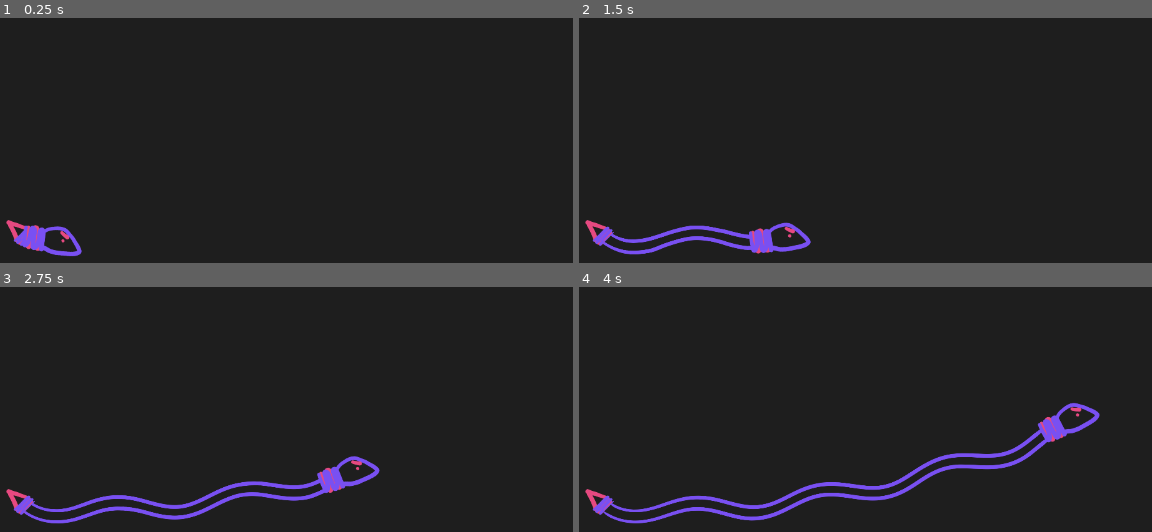
Above: before the commit, frames 1-4 (two rows, left to right).
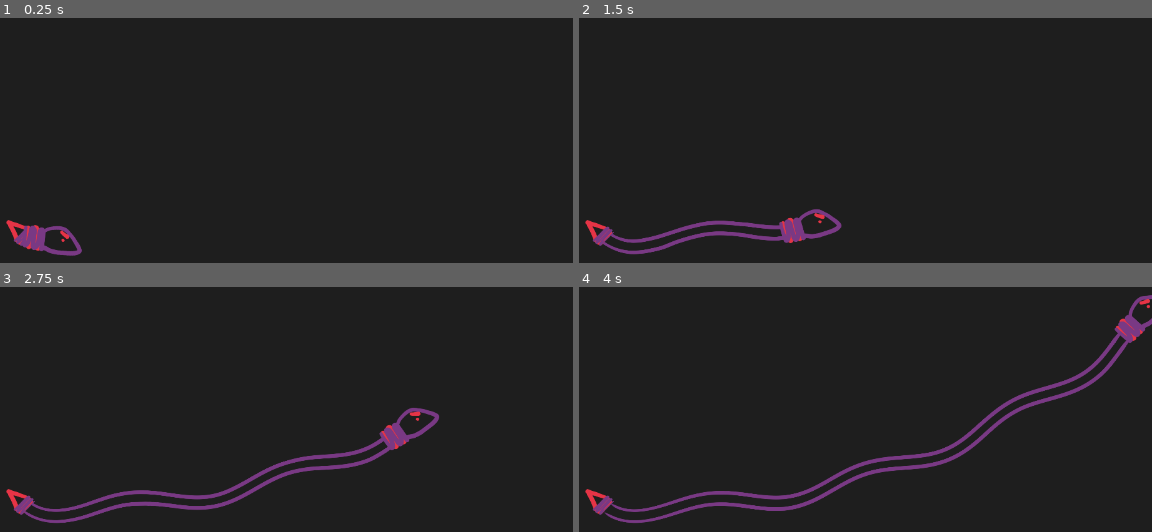
Above: after the commit, the same moments.

Repository: CactiChameleon9/GMTK-2023
Game: Godot game, scene res://Nodes/SnakeTypes/FasterSnake.tscn
Same seed, same stepped clock (60 frames per second), same inputs: the game is played once before the commit and once after it. This scene is started directly instead of the project's main scene.
Inputs:
- Up to frame 1 (0.25 s): no input
- Up to frame 2 (1.5 s): hold Right (ui_right) 0.53-1.28 s; hold Down (ui_down) from 1.28 s (still down)
- Up to frame 3 (2.75 s): release Down (ui_down) at 2.03 s; hold Right (ui_right) from 2.03 s (still down)
- Up to frame 4 (4 s): release Right (ui_right) at 2.78 s; hold Up (ui_up) 2.78-3.53 s; hold Left (ui_left) from 3.53 s (still down)

The runs differ from the first frame. In frame 1, 0.9% of the frame differs, in the area x 1-15%, y 82-98%; in frame 2, 2.8%; in frame 3, 4.8%; in frame 4, 6.8%, in the area x 1-100%, y 3-97%.

Commit message:
Tweak and enable FasterSnakes

Diff:
--- a/Nodes/SnakeTypes/FasterSnake.tscn
+++ b/Nodes/SnakeTypes/FasterSnake.tscn
@@ -3,6 +3,8 @@
 [ext_resource type="PackedScene" uid="uid://c1ekdfvee512s" path="res://Nodes/Snake.tscn" id="1_6v0uw"]
 
 [node name="FasterSnake" instance=ExtResource("1_6v0uw")]
+modulate = Color(1, 0.717647, 0.545098, 1)
 cos_frequency = 6.0
 acceleration = 450.0
-max_speed = 200.0
+max_speed = 250.0
+rotation_max_speed = 0.2
--- a/Scenes/Main.gd
+++ b/Scenes/Main.gd
@@ -3,7 +3,7 @@
 var _time: float = 0
 
 var _normal_snake_eq = func(x: float): return (x**3 / 1000 - x**2 / 3.9 + x * 15)/30 + 1
-var _fast_snake_eq = func(x: float): return (1/1000*x**3 - 1/3.9*x**2 + 15*x)/30 - 100
+var _fast_snake_eq = func(x: float): x-=50; x/=1.5; return (x**3 / 1000 - x**2 / 3.9 + x * 15)/50 + 1
 var _bendy_snake_eq = func(x: float): return (1/1000*x**3 - 1/3.9*x**2 + 15*x)/30 - 100
 
 var _snake_infos: Dictionary = {
--- a/Scenes/Main.tscn
+++ b/Scenes/Main.tscn
@@ -107,7 +107,7 @@
 curve = SubResource("Curve2D_gfwft")
 
 [node name="SpawnPosition" type="PathFollow2D" parent="SnakeSpawner"]
-position = Vector2(182.116, 928)
+position = Vector2(182.121, 928)
 rotation = 3.14159
 progress = 4473.88
 
